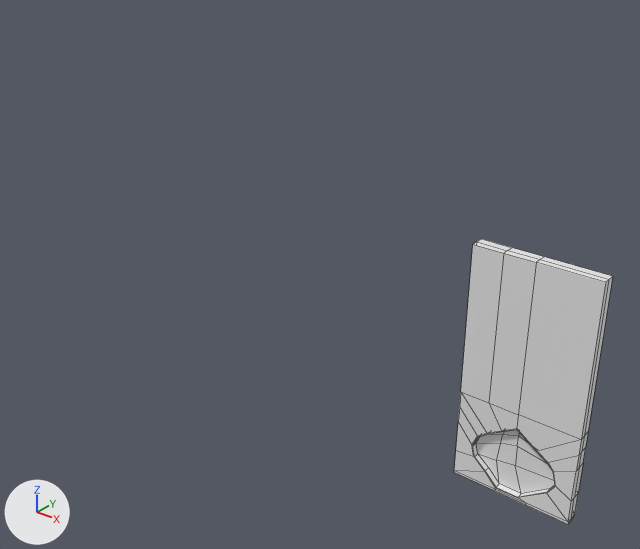
The FBX model Assets/Art/Assets/Modulos Ryo/Boca/Boca modulo.fbx as it was, and as the next commit left it.
Camera for both pictures: a camera (50 mm lens) standing at (-1.6, -28.22, 10.89) and looking at (-12.13, -15.06, 2.73). The axes (+X, +Y, +Z) are drawn at lower left. The lights are the same throughout. Mesh edges are drawn as thin lines. Where no turn or scale is listed for an object, it has been applied to the vertices.
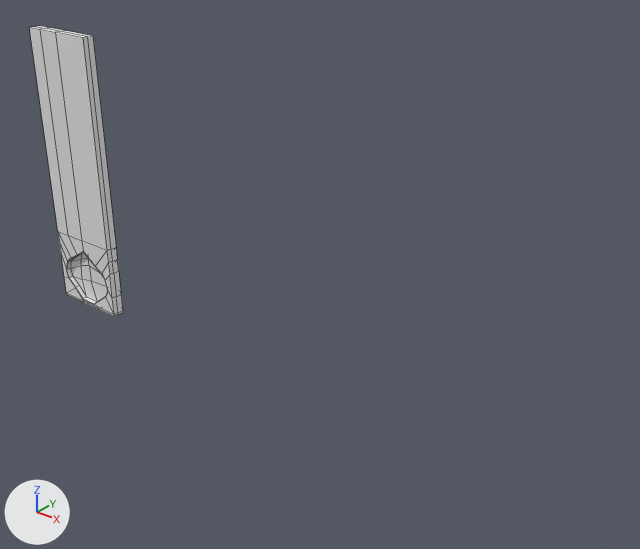
The change, as a diff of the scene's bpy script:
```diff
--- a/Assets/Art/Assets/Modulos Ryo/Boca/Boca modulo.fbx.py
+++ b/Assets/Art/Assets/Modulos Ryo/Boca/Boca modulo.fbx.py
@@ me_cube_219 @@
 me_cube_219.from_pydata(...)  # 144 vertices, 142 faces; spans x -1.19..1.19, y -0.15..0.15, z 0.0..4.88
 # used by ob_cube_117; location = (-7.1, -15.51, -0.18)
+# me_cube_219 part 1: all 18 vertices in x 1.19, y -0.15..0.15, z 0.0..1.87 are moved by (-0.18, 0.0, 0.0)
+# me_cube_219 part 2: all 3 vertices in x 1.19, y -0.15..0.15, z 4.88 are moved by (-0.18, 0.0, 2.26)
+# me_cube_219 part 3: all 6 vertices in x -0.59..0.0, y -0.15..0.15, z 4.88 are moved by (0.0, 0.0, 2.26)
+# me_cube_219 part 4: all 18 vertices in x -1.19, y -0.15..0.15, z 0.0..1.87 are moved by (0.18, 0.0, 0.0)
+# me_cube_219 part 5: all 3 vertices in x -1.19, y -0.15..0.15, z 4.88 are moved by (0.18, 0.0, 2.26)
 me_cube_219.materials.append(mat_cuadraditos)
@@ ob_cube_117 @@
 ob_cube_117 = bpy.data.objects.new('Cube.117', me_cube_219)
-ob_cube_117.location = (-7.1, -15.51, -0.18)
+ob_cube_117.location = (-19.52, -15.51, -0.18)
```

Location of each change, [x1, y1, x2, y2] in pixels of the pictures (640 x 549 px; the box of a moved part takes in the faces that stretch with it):
'Cube.117', reshaped, moved (41% narrower): before [454, 239, 613, 524]; after [29, 26, 123, 316]
part 1 of me_cube_219, moved or reshaped: before [517, 415, 588, 524]; after [82, 241, 123, 316]
part 2 of me_cube_219, moved or reshaped: before [518, 257, 613, 439]; after [55, 31, 116, 251]
part 3 of me_cube_219, moved or reshaped: before [489, 248, 544, 414]; after [40, 28, 82, 241]
part 4 of me_cube_219, moved or reshaped: before [454, 392, 501, 491]; after [58, 231, 83, 302]
part 5 of me_cube_219, moved or reshaped: before [461, 239, 512, 403]; after [29, 26, 67, 235]
